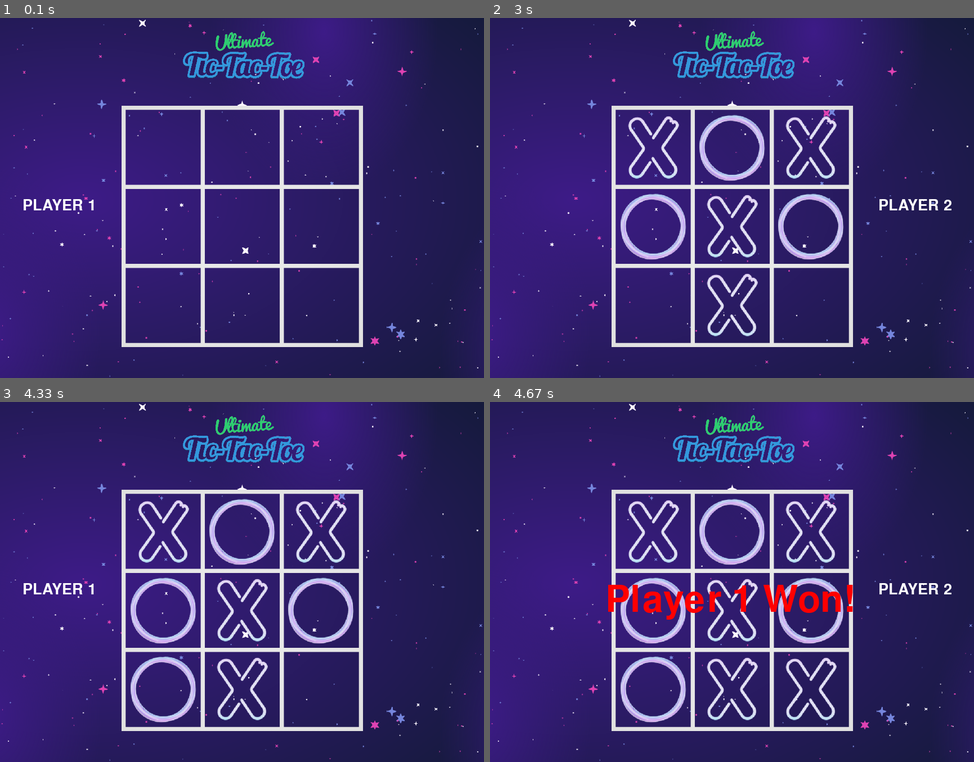
Above: before the commit, frames 1-4 (two rows, left to right).
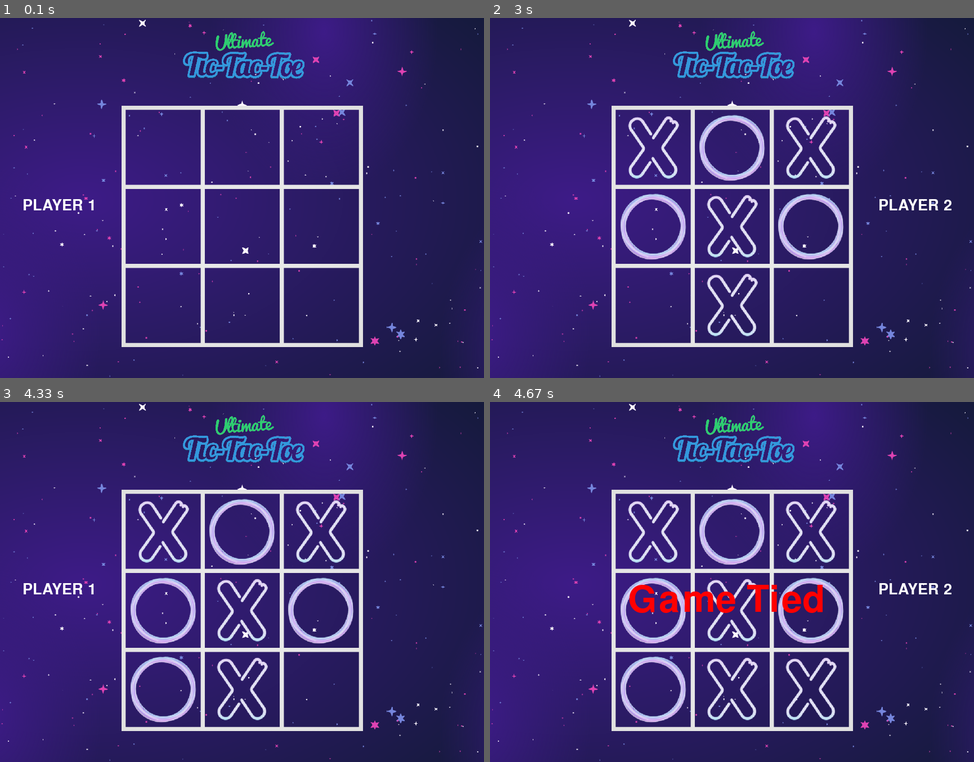
Above: after the commit, the same moments.

Repository: Awesomeakash47/Pygame---TicTacToe
Game: pygame game, started from Neon XOX/main.py
The game is run twice, just before and just after one commit, with the same random seed, the same clock (stepped at 60 frames per second) and the same inputs.
Inputs (mouse positions are in pixels of both pictures, inside the frame that each line leads up to):
- Up to frame 1 (0.1 s): no input
- Up to frame 2 (3 s): click (732, 198) at 0.38 s; click (615, 201) at 0.72 s; click (649, 144) at 1.05 s; click (790, 230) at 1.38 s; click (707, 291) at 2.22 s; click (717, 136) at 2.55 s; click (828, 169) at 2.88 s
- Up to frame 3 (4.33 s): click (159, 686) at 3.22 s
- Up to frame 4 (4.67 s): click (809, 686) at 4.55 s

Frames 1-3 are identical in both runs. In frame 4, 1.9% of the frame differs, in the area x 24-75%, y 50-61%.

Commit message:
Update main.py

Diff:
--- a/Neon XOX/main.py
+++ b/Neon XOX/main.py
@@ -17,7 +17,7 @@
 RED = (255, 0, 0)
 YELLOW = (255, 255, 0)
 
-CC_SIZE = 150
+CC_SIZE = 140
 
 COORDINATE_MAPPING_RECT = {
     1:pygame.Rect(215, 155, CC_SIZE, CC_SIZE),
@@ -49,7 +49,6 @@
 
 CIRCLE = pygame.transform.scale(CIRCLE_IMG, (150, 150))
 CROSS = pygame.transform.scale(CROSS_IMG, (150, 150))
-
 
 BG_IMG = pygame.image.load(os.path.join("Assets", 'bg.png'))
 BG_IMG = pygame.transform.scale(BG_IMG, (WIDTH, HEIGHT))
@@ -96,6 +95,11 @@
 
 
 def check(winner_text):
+    allalpha = all(isinstance(item, str) for item in row)
+    if allalpha:
+        winner_text = 'Game Tied!'
+        return winner_text
+
     if row[1] == row[2] == row[3] == 'O' or row[4] == row[5] == row[6] == 'O' or row[7] == row[8] == row[9] == 'O' or r …(181 unchanged characters)…
         winner_text = 'Player 2 Won!'
         return winner_text
@@ -113,7 +117,7 @@
     winner_text = ""
 
     global row
-    row = [0, 1, 2, 3,
+    row = ['ay', 1, 2, 3,
               4, 5, 6,
               7, 8, 9]
 
@@ -147,6 +151,13 @@
 
         draw_window(user, clicked_number)
 
+        if win == "Game Tied!":
+            draw_win = WINNER_FONT.render("Game Tied", 1, RED)
+            WIN.blit(draw_win, (WIDTH//2 - 185, HEIGHT//2))
+            pygame.display.update()
+            pygame.time.delay(2000)
+            break
+
         if win == "Player 1 Won!":
             draw_win = WINNER_FONT.render("Player 1 Won!", 1, RED)
             WIN.blit(draw_win, (WIDTH//2 - 225, HEIGHT//2))
@@ -161,5 +172,6 @@
             pygame.time.delay(2000)
             break
 
+
 if __name__ == '__main__':
     main(user)
